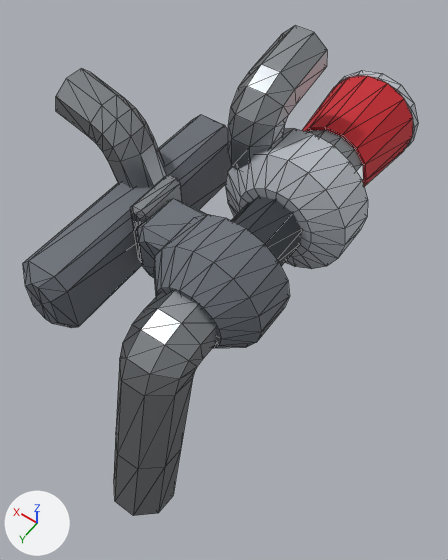
A saved change to the glTF model assets/parts/turbo/spool/spool_62/ridgeback_4x4.glb.
Camera for both pictures: a 50 mm lens placed at (-0.42, 0.336, 0.364), pointed at (-0.185, 0.007, -0.152). The axes (+X, +Y, +Z) are drawn at lower left. The lights are the same throughout. The first picture is the older version. Mesh edges are drawn as thin lines. Where no turn or scale is listed for an object, it has been applied to the vertices. Vertices at exactly the same position are counted once.

In view in the first picture: 'model'.
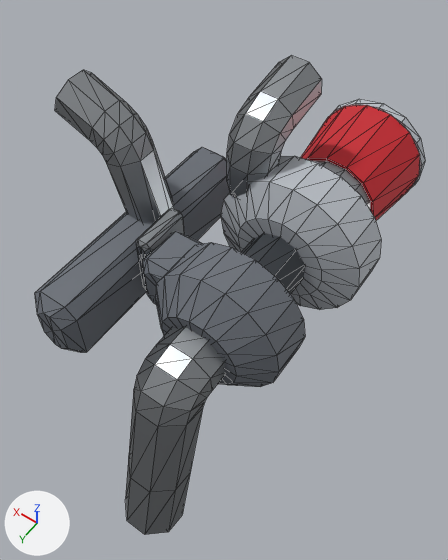
Where the change shows, as pixel boxes (x1, y1, x2, y2) in the pictures (448 x 560 px; the box of a moved part takes in the faces that stretch with it):
'model', reshaped, moved: before (23, 25, 418, 516); after (35, 55, 425, 534)
part 1 of me_model, moved or reshaped: before (130, 174, 182, 263); after (136, 208, 184, 290)
part 2 of me_model, moved or reshaped: before (303, 70, 418, 187); after (301, 99, 425, 220)
part 3 of me_model, moved or reshaped: before (114, 291, 216, 516); after (125, 327, 225, 534)
part 4 of me_model, moved or reshaped: before (137, 198, 207, 278); after (142, 231, 203, 304)
part 5 of me_model, moved or reshaped: before (154, 214, 290, 348); after (155, 242, 305, 387)
part 6 of me_model, moved or reshaped: before (23, 115, 232, 328); after (35, 147, 229, 352)
part 7 of me_model, moved or reshaped: before (231, 196, 302, 266); after (242, 233, 305, 294)
part 8 of me_model, moved or reshaped: before (225, 128, 368, 269); after (221, 156, 381, 310)
part 9 of me_model, moved or reshaped: before (251, 25, 327, 104); after (249, 55, 322, 129)
part 10 of me_model, moved or reshaped: before (239, 65, 296, 114); after (238, 92, 293, 140)
part 11 of me_model, moved or reshaped: before (228, 127, 283, 169); after (227, 156, 279, 198)
part 12 of me_model, moved or reshaped: before (228, 86, 289, 147); after (227, 114, 286, 175)
part 13 of me_model, moved or reshaped: before (56, 68, 166, 188); after (55, 70, 174, 223)

The change, as a diff of the scene's bpy script:
```diff
--- a/assets/parts/turbo/spool/spool_62/ridgeback_4x4.glb.py
+++ b/assets/parts/turbo/spool/spool_62/ridgeback_4x4.glb.py
@@ me_model @@
 # used by ob_model
-me_model.from_pydata(...)  # 610 vertices, 1152 faces; spans x -0.148..0.148, y -0.229..0.229, z -0.169..0.169
+me_model.from_pydata(...)  # 610 vertices, 1152 faces; spans x -0.161..0.161, y -0.229..0.229, z -0.177..0.177
+# me_model part 1: the loose piece of 34 vertices spanning x 0.009..0.027, y 0.001..0.061, z -0.012..0.068 is moved by (0.011, 0.0, -0.007)
+# me_model part 2: the loose piece of 88 vertices spanning x -0.132..-0.027, y -0.229..-0.094, z -0.016..0.091 is scaled about its middle by (1.21, 1, 1.21), then moved by (0.002, 0.0, -0.007)
+# me_model part 3: the loose piece of 58 vertices spanning x -0.109..-0.05, y 0.106..0.229, z -0.169..0.067 is moved by (0.002, 0.0, -0.007)
+# me_model part 4: the loose piece of 34 vertices spanning x -0.057..0.011, y 0.016..0.076, z -0.002..0.063 is scaled about its middle by (1.07, 1, 1), then moved by (0.009, 0.0, -0.007)
+# me_model part 5: the loose piece of 74 vertices spanning x -0.138..-0.022, y 0.031..0.111, z -0.019..0.095 is scaled about its middle by (1.21, 1, 1.21), then moved by (0.002, 0.0, -0.007)
+# me_model part 6: the loose piece of 34 vertices spanning x 0.025..0.081, y -0.119..0.161, z -0.032..0.048 is moved by (0.011, 0.0, -0.007)
+# me_model part 7: the loose piece of 22 vertices spanning x -0.11..-0.049, y -0.029..0.036, z 0.006..0.07 is moved by (0.002, 0.0, -0.007)
+# me_model part 8: the loose piece of 82 vertices spanning x -0.148..-0.012, y -0.099..-0.024, z -0.03..0.106 is scaled about its middle by (1.21, 1, 1.21), then moved by (0.002, 0.0, -0.007)
+# me_model part 9: all 8 vertices in x -0.056..-0.008, y -0.091..-0.079, z 0.112..0.158 are moved by (0.012, -0.003, 0.008)
+# me_model part 10: 8 of the vertices in x -0.056..-0.008, y -0.085..-0.057, z 0.11..0.149 are moved by (0.012, -0.001, 0.007)
+# me_model part 11: all 8 vertices in x -0.056..-0.008, y -0.083..-0.035, z 0.102..0.105 are moved by (0.012, 0.0, 0.004)
+# me_model part 12: 8 of the vertices in x -0.056..-0.008, y -0.084..-0.04, z 0.109..0.129 are moved by (0.012, 0.0, 0.006)
+# me_model part 13: 50 of 610 vertices moved; they spanned x -0.001..0.148, y -0.023..0.025, z -0.079..0.133 and now span x 0.009..0.161, y -0.023..0.025, z -0.099..0.17; mean shift (0.011, 0.0, 0.024); largest move (0.148, 0.011, 0.087) -> (0.161, 0.011, 0.125)
+# other edits to the shape of me_model do not show in these pictures
 me_model.materials.append(mat_raw_metal)
@@ ob_model @@
 ob_model = bpy.data.objects.new('model', me_model)
-ob_model.location = (-0.141, -0.001, -0.11)
+ob_model.location = (-0.152, -0.001, -0.148)
```
